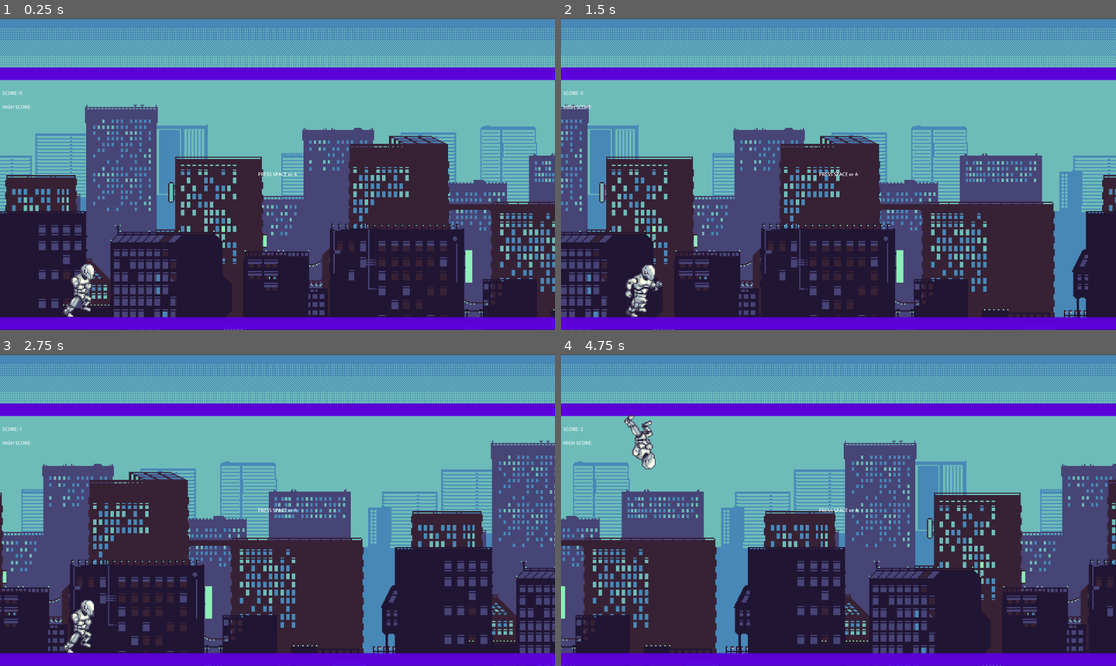
Above: before the commit, frames 1-4 (two rows, left to right).
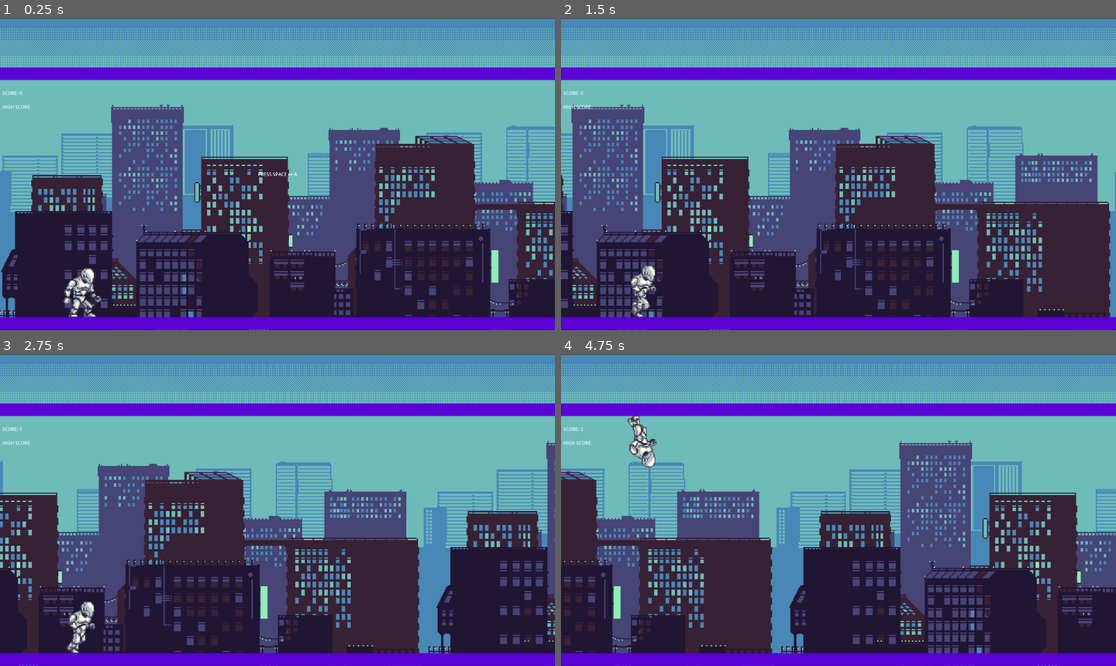
Above: after the commit, the same moments.

Repository: Diviyan20/Endless-Runner
Game: Godot game, scene res://Scenes/Main Map.tscn
The game is run twice, just before and just after one commit, with the same random seed, the same clock (stepped at 60 frames per second) and the same inputs. This scene is started directly instead of the project's main scene.
Inputs:
- Up to frame 1 (0.25 s): no input
- Up to frame 2 (1.5 s): tap Space at 0.5, 1.25 s; hold Enter (ui_accept) 0.53-1.28 s; tap Enter (ui_accept) at 1.35 s
- Up to frame 3 (2.75 s): tap Enter (ui_accept) at 1.52, 1.82 s; tap Space at 2 s; hold Enter (ui_accept) from 2.03 s (still down)
- Up to frame 4 (4.75 s): tap Space at 2.75, 3.5, 4.25 s; release Enter (ui_accept) at 2.78 s; tap Enter (ui_accept) at 2.85, 3.02, 3.32, 4.35, 4.52 s; hold Enter (ui_accept) 3.53-4.28 s

The runs differ from the first frame. In frame 1, 29% of the frame differs, in the area x 0-100%, y 3-100%; in frame 2, 33%; in frame 3, 33%; in frame 4, 35%, in the area x 0-100%, y 19-100%.

Commit message:
Animation and Score Fixes

Diff:
--- a/Scripts/Main_Map/main_map.gd
+++ b/Scripts/Main_Map/main_map.gd
@@ -6,6 +6,7 @@
 var speed : float
 var score: int
 var screen_size: Vector2i
+var game_running: bool
 const START_SPEED: float = 10.0
 const MAX_SPEED: int = 25
 
@@ -17,22 +18,30 @@
 func new_game():
 	#reset all variables
 	score = 0
+	show_score()
+	game_running = false
 	$Player.position = PLAYER_START_POS
 	$Player.velocity = Vector2i(0,0)
 	$Camera2D.position = CAM_START_POS
+	$HUD.get_node("Play").show()
 	pass
 
 func _process(_delta):
-	speed = START_SPEED
-	show_score()
-	$Player.position.x += speed
-	$Camera2D.position.x += speed
+	if game_running:
+		speed = START_SPEED
+		show_score()
+		$Player.position.x += speed
+		$Camera2D.position.x += speed
 
-	#update ground position
-	if $Camera2D.position.x - $Ground.position.x > screen_size.x * 1.5:
-		$Ground.position.x +=screen_size.x
-		$Ceiling.position.x +=screen_size.x
-	pass
+		#update ground position
+		if $Camera2D.position.x - $Ground.position.x > screen_size.x * 1.5:
+			$Ground.position.x +=screen_size.x
+			$Ceiling.position.x +=screen_size.x
+	else:
+		if Input.is_action_just_pressed("ui_accept"):
+			game_running = true
+			$HUD.get_node("Play").hide()
+		pass
 
 func show_score():
 	$HUD.get_node("Score Label").text = "SCORE: " + str(score)
--- a/Scripts/Player/player_movement.gd
+++ b/Scripts/Player/player_movement.gd
@@ -20,3 +20,10 @@
 		sprite.flip_v = true
 
 	on_ceiling = !on_ceiling
+
+func _physics_process(delta):
+	if not get_parent().game_running:
+		$AnimatedSprite2D.play("Idle")
+		pass
+	else:
+		$AnimatedSprite2D.play("Run")
